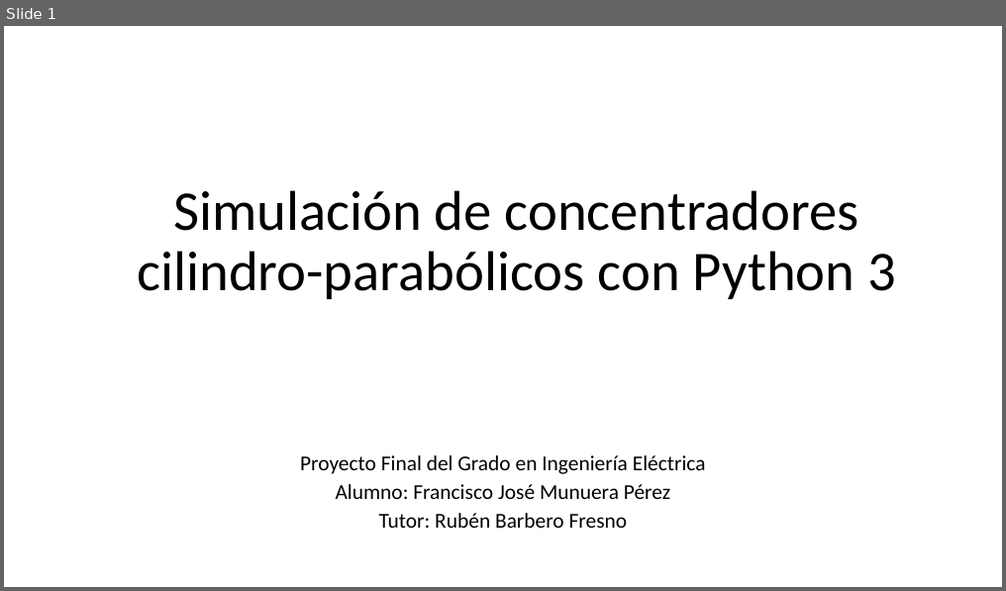
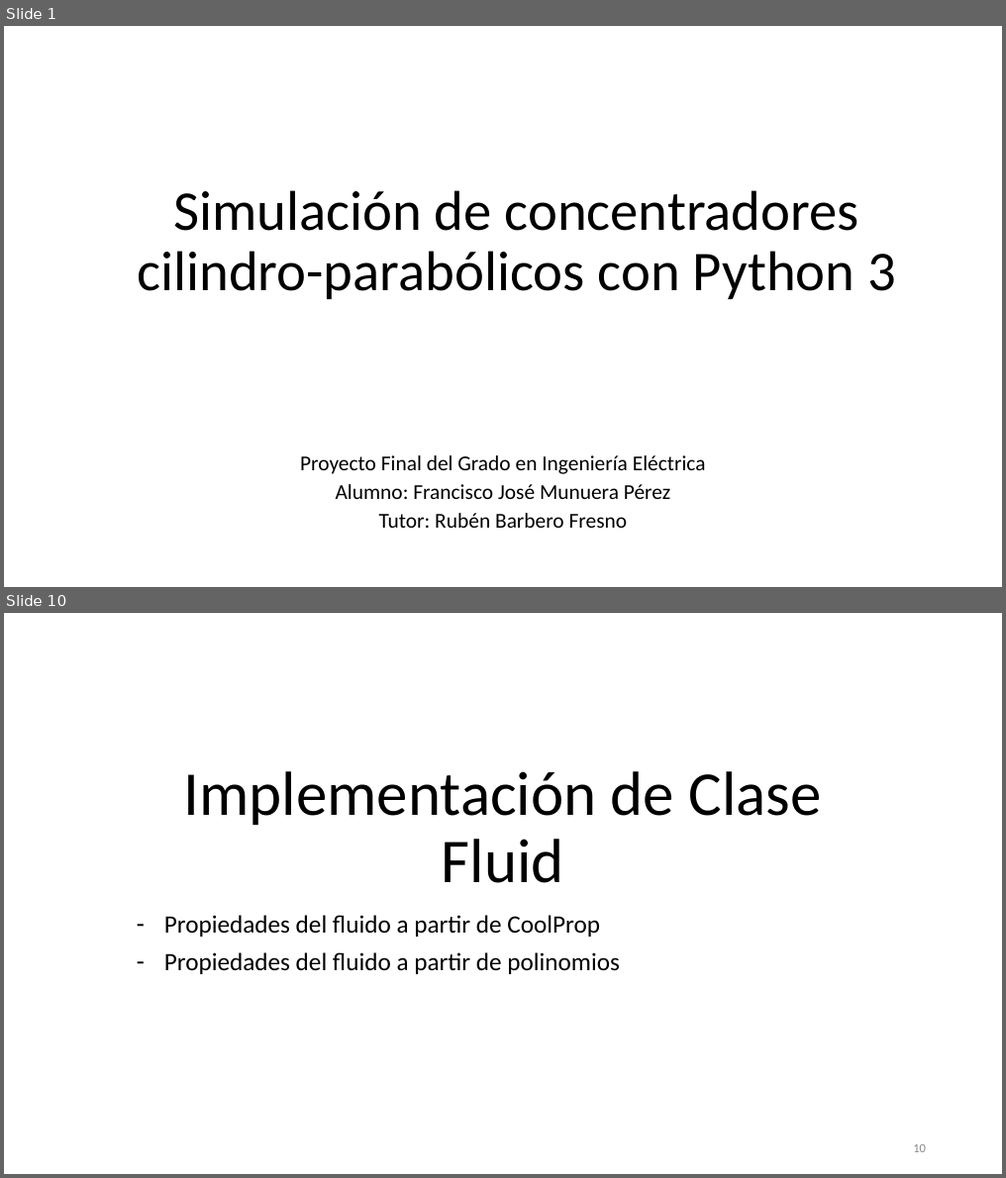
Before and after one commit to pacomunuera/csenergy-python, a slide deck: tfg/Simulación de concentradores cilindroparabólicos con Python 3.pptx. Shown one above the other, each under a label of ours: slide 1 before the commit, slides 1 and 10 after it; the slides between them are not shown. The pictures are 1006x591 and 1006x1178 pixels, drawn with LibreOffice and Linux fonts; fonts in the diff are those of the drawing. Boxes give left, top, right and bottom in pixels: in the first picture for what was removed or moved away, otherwise in the second. Text is boxed around its words. In the diff, an @@ line names an element or a change of style, - is before the commit and + after.

```diff
--- a/tfg/Simulación de concentradores cilindroparabólicos con Python 3.pptx
+++ b/tfg/Simulación de concentradores cilindroparabólicos con Python 3.pptx
@@ slide 10 added at (4, 613, 1002, 1174), background #FFFFFF @@
@@ title added at (184, 771, 822, 883), 60 pt, text #000000 @@
+Implementación de Clase Fluid
@@ subtitle added at (164, 915, 620, 974), 24 pt, text #000000 @@
+– Propiedades del fluido a partir de CoolProp
+– Propiedades del fluido a partir de polinomios
@@ page number added at (913, 1145, 926, 1153), 12 pt, text #8C8C8C @@
+10
```
Also in this commit, not shown: 17 other slides added, 8 other files.
